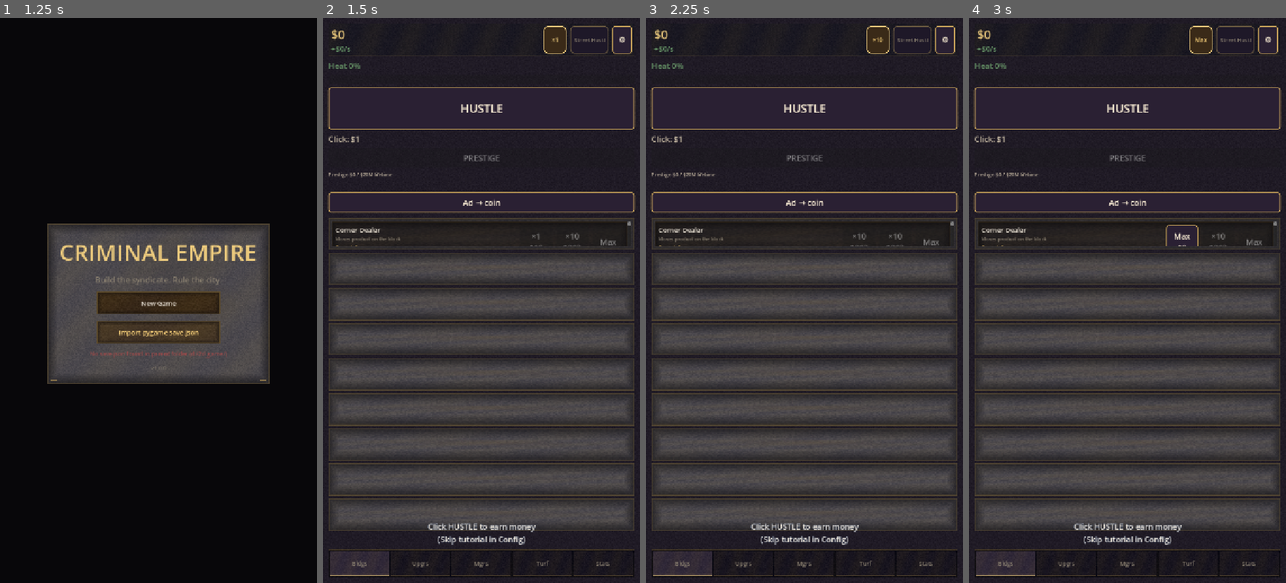
Above: before the commit, frames 1-4 (left to right).
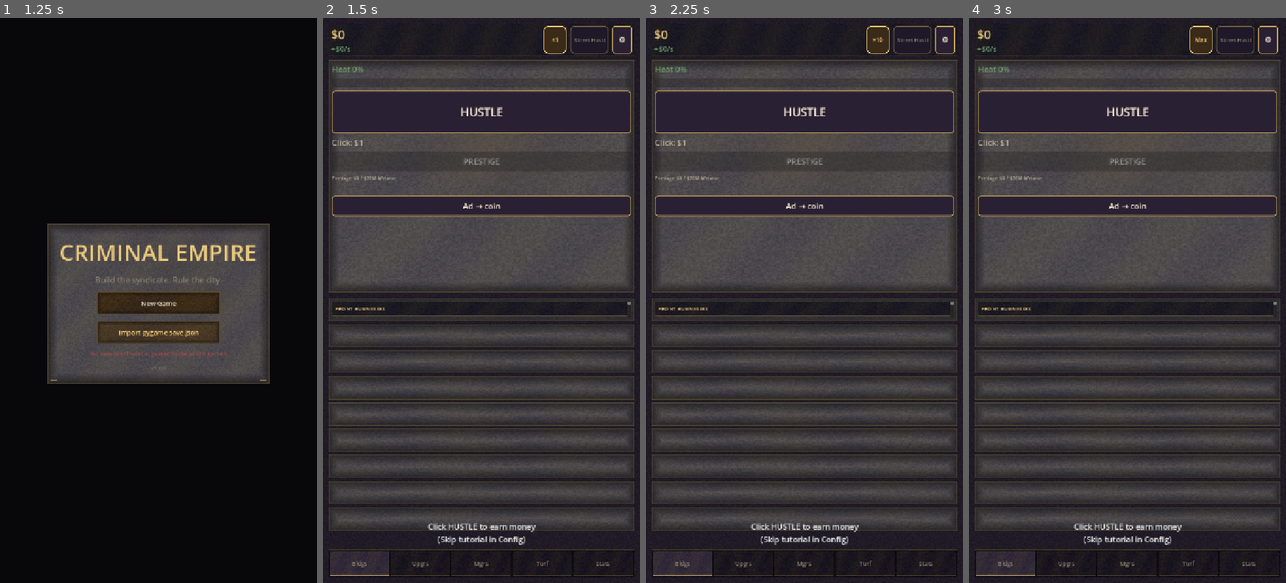
Above: after the commit, the same moments.

Repository: ironassassin3/Idle-empire
Game: Godot game, scene res://scenes/main_menu.tscn
Two runs of this game, one before a commit and one after it. Both use one fixed random seed, a clock stepped at 60 frames per second and the inputs below.
Inputs:
- Up to frame 1 (1.25 s): click "Import pygame save.json" at 0.5 s
- Up to frame 2 (1.5 s): click "New Game" at 1.25 s
- Up to frame 3 (2.25 s): click "×1" at 2 s
- Up to frame 4 (3 s): click "×10" at 2.75 s

Frame 1 is identical in both runs. In frame 2, 40% of the frame differs, in the area x 1-99%, y 7-89%; in frame 3, 40%; in frame 4, 40%.

Commit message:
fix(ui): offline reward collect + rustic styling on all tabs
Stop per-frame overlay panel hide/show that broke Collect reward clicks; align offline→daily dismiss queue with pygame. Amplify rustic panels on buildings/upgrades/managers tabs, stats cards, config rows, left column, and turf subtabs.

Co-authored-by: Cursor <cursoragent@cursor.com>

Diff:
--- a/godot/scripts/autoload/game_state.gd
+++ b/godot/scripts/autoload/game_state.gd
@@ -949,7 +949,8 @@
 	daily_reward = reward
 	balance += reward
 	lifetime_earnings += reward
-	show_daily_overlay = true
+	# Queue behind offline return (pygame save_load parity).
+	show_daily_overlay = daily_reward > 0.0 and not show_offline_overlay
 
 
 func to_save_data() -> Dictionary:
@@ -1200,8 +1201,12 @@
 	if show_offline_overlay:
 		show_offline_overlay = false
 		_offline_ad_doubled = false
+		if daily_reward > 0.0:
+			show_daily_overlay = true
+		stats_changed.emit()
 		return
 	show_daily_overlay = false
+	stats_changed.emit()
 
 
 func can_double_offline_via_ad() -> bool:
--- a/godot/scripts/tools/telemetry_probe.gd
+++ b/godot/scripts/tools/telemetry_probe.gd
@@ -61,6 +61,15 @@
 				_elapsed = 0.0
 		3:
 			if _elapsed >= 0.05:
+				# P14 overlay queue: offline → daily dismiss must advance without UI click.
+				_game_state.show_offline_overlay = true
+				_game_state.show_daily_overlay = false
+				_game_state.daily_reward = 250.0
+				_game_state.dismiss_offline_overlay()
+				var daily_pending: bool = _game_state.show_daily_overlay
+				_game_state.dismiss_offline_overlay()
+				var queue_ok: bool = daily_pending and not _game_state.show_daily_overlay
+				_telemetry.log_event("ui_overlay_queue_ok", {"ok": queue_ok})
 				_screen._open_tab(_screen.Tab.BLDGS)
 				if _game_state.can_buy_building(0, 1):
 					_game_state.buy_building(0, 1)
--- a/godot/scripts/ui/game_screen.gd
+++ b/godot/scripts/ui/game_screen.gd
@@ -32,6 +32,7 @@
 @onready var _advice_chip: Button = $Root/VBox/Header/AdviceChip
 @onready var _buy_mult_chip: Button = $Root/VBox/Header/BuyMultChip
 @onready var _heat_bar: ProgressBar = $Root/VBox/Body/Left/HeatBar
+@onready var _left_col: VBoxContainer = $Root/VBox/Body/Left
 @onready var _heat_label: Label = $Root/VBox/Body/Left/HeatLabel
 @onready var _coin_btn: Button = $Root/VBox/Body/Left/CoinBtn
 @onready var _shield_label: Label = $Root/VBox/Body/Left/ShieldLabel
@@ -136,6 +137,7 @@
 var _last_event_key: String = ""
 var _notif_default_font_size: int = 0
 var _overlay_kind: String = ""
+var _active_overlay_kind: String = ""
 var _overlay_shown_at: int = 0
 var _tab_badge_snapshot: Dictionary = {}
 var _tab_badge_impressions: Dictionary = {}
@@ -211,6 +213,7 @@
 	offline_vbox.move_child(_offline_watch_ad, offline_vbox.get_child_count() - 1)
 	_offline_watch_ad.pressed.connect(_on_offline_watch_ad)
 	_apply_overlay_theme()
+	_overlay_dim.gui_input.connect(_on_overlay_dim_input)
 	_coin_ad_btn = Button.new()
 	_coin_ad_btn.text = "Ad → coin"
 	_coin_btn.get_parent().add_child(_coin_ad_btn)
@@ -250,12 +253,14 @@
 		return
 	_wrap_strip_panel(_header, GameTheme.header_strip_style())
 	_wrap_strip_panel(_bottom_bar, GameTheme.tab_bar_bg_style())
+	_wrap_body_panel(_left_col, GameTheme.panel_style())
 	for scroll in [
 		_bldgs_scroll, _upgrs_scroll, _turf_scroll, _rivals_scroll,
 		_crew_scroll, _ops_scroll, _stats_scroll, _mgrs_scroll, _config_scroll,
 	]:
 		_wrap_content_panel(scroll)
 	_dragon_hud.add_theme_stylebox_override("panel", GameTheme.panel_style())
+	_apply_rustic_subtab_headers()
 
 
 func _wrap_strip_panel(inner: Control, style: StyleBox) -> void:
@@ -293,6 +298,35 @@
 	parent.add_child(panel)
 	parent.move_child(panel, idx)
 	scroll.set_meta("_rustic_panel", true)
+
+
+func _wrap_body_panel(inner: Control, style: StyleBox) -> void:
+	if inner.get_meta("_rustic_wrapped", false):
+		return
+	var parent := inner.get_parent()
+	if parent == null:
+		return
+	var idx := inner.get_index()
+	var shell := PanelContainer.new()
+	shell.mouse_filter = Control.MOUSE_FILTER_IGNORE
+	shell.size_flags_horizontal = Control.SIZE_EXPAND_FILL
+	shell.size_flags_vertical = Control.SIZE_EXPAND_FILL
+	shell.add_theme_stylebox_override("panel", style)
+	parent.remove_child(inner)
+	shell.add_child(inner)
+	inner.size_flags_horizontal = Control.SIZE_EXPAND_FILL
+	inner.size_flags_vertical = Control.SIZE_EXPAND_FILL
+	parent.add_child(shell)
+	parent.move_child(shell, idx)
+	inner.set_meta("_rustic_wrapped", true)
+
+
+func _apply_rustic_subtab_headers() -> void:
+	for lbl in [
+		_turf_bonus, _turf_milestones, _turf_control, _rivals_impact,
+		_rivals_activity, _crew_summary, _crew_lock, _ops_summary, _ops_lock,
+	]:
+		GameTheme.apply_subtab_header_label(lbl)
 
 
 func _apply_overlay_theme() -> void:
@@ -317,6 +351,7 @@
 	GameTheme.apply_overlay_cta(_milestone_dismiss, true)
 	_milestone_dismiss.text = "Tap to continue"
 	GameTheme.apply_overlay_cta(_offline_continue, true)
+	_offline_continue.mouse_filter = Control.MOUSE_FILTER_STOP
 	GameTheme.apply_overlay_cta(_offline_watch_ad, false)
 	GameTheme.apply_overlay_cta(_elim_dismiss, true)
 	_elim_dismiss.text = "Tap to continue"
@@ -348,6 +383,7 @@
 
 
 func _populate_buildings() -> void:
+	_add_list_section_header(_bldgs_list, "FRONT BUSINESSES")
 	for i in GameState.buildings.size():
 		var row: Control = BUILDING_ROW.instantiate()
 		_bldgs_list.add_child(row)
@@ -356,6 +392,7 @@
 
 
 func _populate_upgrades() -> void:
+	_add_list_section_header(_upgrs_list, "EMPIRE UPGRADES")
 	for i in GameState.upgrades.size():
 		if GameState.upgrades[i].purchased:
 			continue
@@ -366,6 +403,7 @@
 
 
 func _populate_managers() -> void:
+	_add_list_section_header(_mgrs_list, "SYNDICATE MANAGERS")
 	for i in GameState.managers.size():
 		var row: Control = MANAGER_ROW.instantiate()
 		_mgrs_list.add_child(row)
@@ -531,8 +569,15 @@
 	var pick := _pick_blocking_overlay()
 	var blocking: bool = pick.get("blocking", false)
 	var overlay_kind: String = str(pick.get("kind", ""))
-	_hide_all_overlay_panels()
-	_apply_active_overlay(overlay_kind)
+	if overlay_kind != _active_overlay_kind:
+		_hide_all_overlay_panels()
+		_apply_active_overlay(overlay_kind)
+		_active_overlay_kind = overlay_kind
+	elif overlay_kind in ["offline", "daily"]:
+		_refresh_offline_panel_extras(overlay_kind)
+	elif overlay_kind == "elim" and not GameTheme.ui_reduced_motion():
+		var pulse: float = 0.6 + 0.4 * sin(_ui_time * 3.0)
+		_elim_dismiss.modulate = Color(1.0, 1.0, 1.0, pulse)
 	_sync_overlay_telemetry(overlay_kind, blocking)
 	_overlay_dim.visible = blocking
 	if not _TutorialSystem.is_complete(GameState) and not blocking:
@@ -614,6 +659,30 @@
 				_rebuild_event_choices()
 		_:
 			_last_event_key = ""
+
+
+func _refresh_offline_panel_extras(overlay_kind: String) -> void:
+	if overlay_kind != "offline":
+		_offline_watch_ad.visible = false
+		return
+	_offline_watch_ad.visible = (
+		Monetization.ads_available() and GameState.can_double_offline_via_ad()
+	)
+
+
+func _on_overlay_dim_input(event: InputEvent) -> void:
+	if not event is InputEventMouseButton:
+		return
+	var mb := event as InputEventMouseButton
+	if not mb.pressed or mb.button_index != MOUSE_BUTTON_LEFT:
+		return
+	match _active_overlay_kind:
+		"offline", "daily":
+			_dismiss_offline()
+		"milestone":
+			_dismiss_milestone()
+		"elim":
+			_dismiss_elim()
 
 
 func _sync_overlay_telemetry(overlay_kind: String, _blocking: bool) -> void:
@@ -1000,6 +1069,7 @@
 func _refresh_upgrade_list() -> void:
 	for child in _upgrs_list.get_children():
 		child.queue_free()
+	_add_list_section_header(_upgrs_list, "EMPIRE UPGRADES")
 	for i in GameState.upgrades.size():
 		if GameState.upgrades[i].purchased:
 			continue
@@ -1301,16 +1371,36 @@
 	_config_body.add_child(note)
 
 
+func _add_list_section_header(parent: Control, title: String) -> void:
+	var strip := PanelContainer.new()
+	strip.size_flags_horizontal = Control.SIZE_EXPAND_FILL
+	strip.mouse_filter = Control.MOUSE_FILTER_IGNORE
+	if GameTheme.is_rustic_active():
+		strip.add_theme_stylebox_override("panel", GameTheme.list_section_header_style())
+	var lbl := Label.new()
+	lbl.text = title
+	GameTheme.apply_list_section_title(lbl)
+	strip.add_child(lbl)
+	parent.add_child(strip)
+
+
 func _add_config_header(text: String) -> void:
+	var strip := PanelContainer.new()
+	strip.size_flags_horizontal = Control.SIZE_EXPAND_FILL
+	strip.add_theme_stylebox_override("panel", GameTheme.config_section_header_style())
 	var lbl := Label.new()
 	lbl.text = text
-	lbl.add_theme_color_override("font_color", GameTheme.GOLD)
-	lbl.add_theme_font_size_override("font_size", GameTheme.scaled_font(14))
-	_config_body.add_child(lbl)
+	GameTheme.apply_list_section_title(lbl)
+	strip.add_child(lbl)
+	_config_body.add_child(strip)
 
 
 func _add_cycle_row(label: String, options: Array, index: int, cb: Callable) -> void:
+	var panel := PanelContainer.new()
+	panel.size_flags_horizontal = Control.SIZE_EXPAND_FILL
+	panel.add_theme_stylebox_override("panel", GameTheme.config_row_style())
 	var row := HBoxContainer.new()
+	panel.add_child(row)
 	var lbl := Label.new()
 	lbl.text = label
 	lbl.size_flags_horizontal = Control.SIZE_EXPAND_FILL
@@ -1326,7 +1416,7 @@
 		cb.call(holder.i)
 	)
 	row.add_child(btn)
-	_config_body.add_child(row)
+	_config_body.add_child(panel)
 
 
 func _add_iap_row(label: String, product_id: String, hint: String) -> void:
--- a/godot/scripts/ui/game_theme.gd
+++ b/godot/scripts/ui/game_theme.gd
@@ -154,13 +154,13 @@
 static func _row_card_modulate(affordance: int) -> Color:
 	match affordance:
 		RowAffordance.OWNED:
-			return Color(GREEN, 0.92)
+			return Color(GREEN, 1.05)
 		RowAffordance.PETE:
-			return Color(GOLD_BRIGHT, 0.95)
+			return Color(GOLD_BRIGHT, 1.08)
 		RowAffordance.BUYABLE:
-			return Color(GREEN, 1.05)
+			return Color(GREEN, 1.12)
 		_:
-			return Color(TEXT_MUTED, 0.88)
+			return Color(TEXT_MUTED, 0.95)
 
 
 static func header_strip_style() -> StyleBox:
@@ -170,6 +170,71 @@
 			sb.axis_stretch_horizontal = StyleBoxTexture.AXIS_STRETCH_MODE_TILE
 			return sb
 	return make_panel_flat()
+
+
+static func list_section_header_style() -> StyleBox:
+	if _rustic_active:
+		var sb := _rustic_slice_style(RusticTextureBaker.KEY_HEADER_STRIP, 6, 8.0)
+		if sb != null:
+			sb.axis_stretch_horizontal = StyleBoxTexture.AXIS_STRETCH_MODE_TILE
+			return sb
+	var flat := StyleBoxFlat.new()
+	flat.bg_color = Color(BG_CARD, 1.0)
+	flat.border_color = Color(GOLD, 0.55)
+	flat.set_border_width_all(2)
+	flat.set_corner_radius_all(4)
+	flat.content_margin_left = 10.0
+	flat.content_margin_right = 10.0
+	flat.content_margin_top = 8.0
+	flat.content_margin_bottom = 6.0
+	return flat
+
+
+static func config_section_header_style() -> StyleBox:
+	return list_section_header_style()
+
+
+static func config_row_style() -> StyleBox:
+	if _rustic_active:
+		var sb := _rustic_slice_style(RusticTextureBaker.KEY_CARD, 10, 8.0)
+		if sb != null:
+			var dup := sb.duplicate() as StyleBoxTexture
+			dup.modulate_color = Color(TEXT, 0.92)
+			return dup
+	var sb_flat := StyleBoxFlat.new()
+	sb_flat.bg_color = BG_CARD
+	sb_flat.border_color = Color(GOLD, 0.25)
+	sb_flat.set_border_width_all(1)
+	sb_flat.set_corner_radius_all(6)
+	sb_flat.content_margin_left = 10.0
+	sb_flat.content_margin_right = 10.0
+	sb_flat.content_margin_top = 6.0
+	sb_flat.content_margin_bottom = 6.0
+	return sb_flat
+
+
+static func stat_card_style() -> StyleBox:
+	if _rustic_active:
+		var sb := _rustic_slice_style(RusticTextureBaker.KEY_CARD, _CARD_SLICE, 10.0)
+		if sb != null:
+			var dup := sb.duplicate() as StyleBoxTexture
+			dup.modulate_color = Color(1.1, 1.06, 0.98, 1.0)
+			return dup
+	return make_row_card_flat(RowAffordance.LOCKED)
+
+
+static func apply_list_section_title(lbl: Label) -> void:
+	if lbl == null:
+		return
+	lbl.add_theme_color_override("font_color", GOLD_BRIGHT)
+	lbl.add_theme_font_size_override("font_size", scaled_font(12))
+
+
+static func apply_subtab_header_label(lbl: Label) -> void:
+	if lbl == null:
+		return
+	lbl.add_theme_color_override("font_color", GOLD_BRIGHT)
+	lbl.add_theme_font_size_override("font_size", scaled_font(12))
 
 
 static func tab_bar_bg_style() -> StyleBox:
--- a/godot/scripts/ui/overlay_frame.gd
+++ b/godot/scripts/ui/overlay_frame.gd
@@ -7,7 +7,7 @@
 
 func _ready() -> void:
 	add_theme_stylebox_override("panel", GameTheme.overlay_ledger_style())
-	mouse_filter = MOUSE_FILTER_IGNORE
+	mouse_filter = MOUSE_FILTER_STOP
 	queue_redraw()
 
 
--- a/godot/scripts/ui/stats_dashboard.gd
+++ b/godot/scripts/ui/stats_dashboard.gd
@@ -7,9 +7,6 @@
 const _TerritorySystem = preload("res://scripts/systems/territory_system.gd")
 const _CrewSystem = preload("res://scripts/systems/crew_system.gd")
 const _AchievementSystem = preload("res://scripts/systems/achievement_system.gd")
-
-static var _card_style: StyleBoxFlat
-
 
 static func rebuild(host: VBoxContainer, state) -> void:
 	for child in host.get_children():
@@ -44,35 +41,22 @@
 	_add_lifetime_section(host, state)
 
 
-static func _card_stylebox() -> StyleBoxFlat:
-	if _card_style == null:
-		_card_style = StyleBoxFlat.new()
-		_card_style.bg_color = GameTheme.BG_CARD
-		_card_style.border_color = GameTheme.ACCENT
-		_card_style.set_border_width_all(1)
-		_card_style.set_corner_radius_all(6)
-		_card_style.content_margin_left = 8
-		_card_style.content_margin_right = 8
-		_card_style.content_margin_top = 6
-		_card_style.content_margin_bottom = 6
-	return _card_style
+static func _card_stylebox() -> StyleBox:
+	return GameTheme.stat_card_style()
 
 
 static func _section_header(parent: Control, title: String) -> void:
+	var strip := PanelContainer.new()
+	strip.size_flags_horizontal = Control.SIZE_EXPAND_FILL
+	if GameTheme.is_rustic_active():
+		strip.add_theme_stylebox_override("panel", GameTheme.list_section_header_style())
 	var row := HBoxContainer.new()
-	row.size_flags_horizontal = Control.SIZE_EXPAND_FILL
-	parent.add_child(row)
+	strip.add_child(row)
 	var lbl := Label.new()
 	lbl.text = title
-	lbl.add_theme_color_override("font_color", GameTheme.TEXT_MUTED)
-	lbl.add_theme_font_size_override("font_size", GameTheme.scaled_font(11))
+	GameTheme.apply_list_section_title(lbl)
 	row.add_child(lbl)
-	var sep := ColorRect.new()
-	sep.color = Color(GameTheme.ACCENT, 0.35)
-	sep.custom_minimum_size = Vector2(0, 1)
-	sep.size_flags_horizontal = Control.SIZE_EXPAND_FILL
-	sep.size_flags_vertical = Control.SIZE_SHRINK_CENTER
-	row.add_child(sep)
+	parent.add_child(strip)
 
 
 static func _add_muted_line(parent: Control, text: String) -> void:
Not shown, changed: P14_REPORT.md
